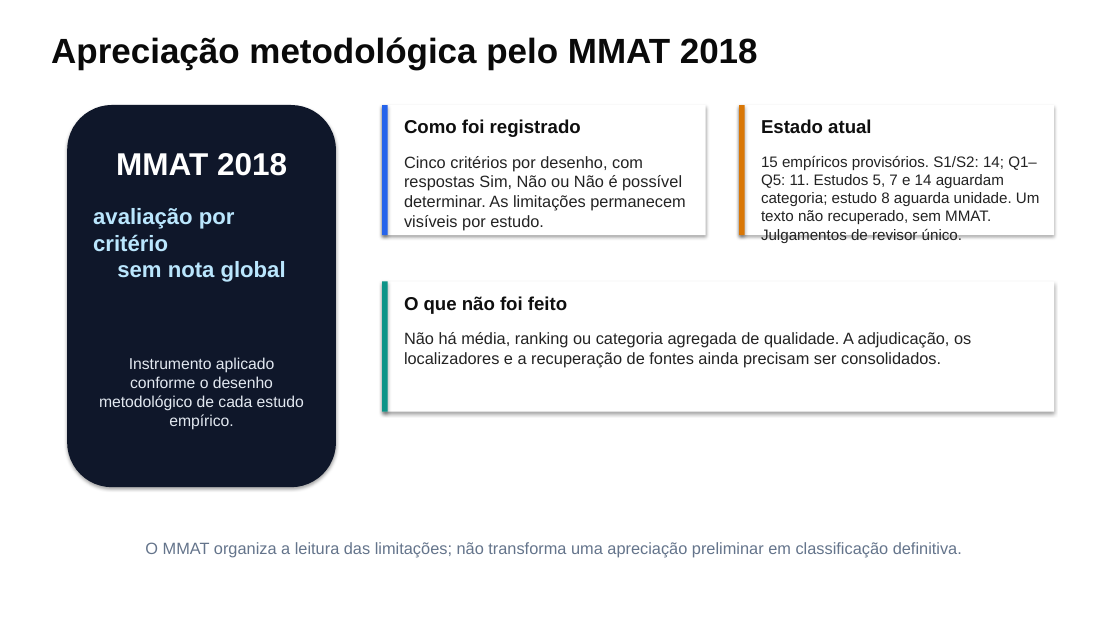
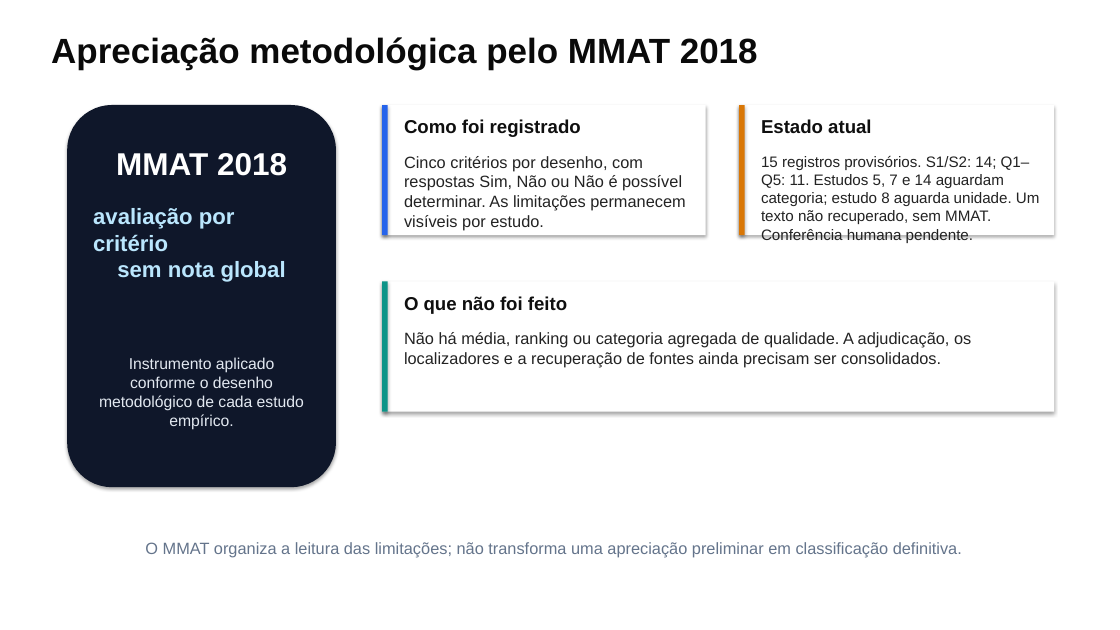
Before and after one commit to thalesfb/ccw, a slide deck: slide 13 of results/tcc/presentation/ensino_personalizado_de_matematica_tcc.pptx. Drawn at 1120x630 pixels with LibreOffice and Linux fonts; fonts in the diff are those of the drawing. Boxes give left, top, right and bottom in pixels: in the first picture for what was removed or moved away, otherwise in the second. Text is boxed around its words. In the diff, an @@ line names an element or a change of style, - is before the commit and + after.

Commit message:
:mag: fix(tcc): qualify source coverage and conceptual appraisal
Align OE4 with conceptual appraisal; retain pending human decisions.

Bind candidate reading coverage to sources without claiming complete human appraisal.

Keep educational effectiveness and implementation outside the current delivery.

```diff
--- a/results/tcc/presentation/ensino_personalizado_de_matematica_tcc.pptx
+++ b/results/tcc/presentation/ensino_personalizado_de_matematica_tcc.pptx
@@ text at (761,156,1040,240): text changed @@
-15 empíricos provisórios. S1/S2: 14; Q1–Q5: 11. Estudos 5, 7 e 14 aguardam categoria; estudo 8 aguarda unidade. Um texto não recuperado, sem MMAT. Julgamentos de revisor único.
+15 registros provisórios. S1/S2: 14; Q1–Q5: 11. Estudos 5, 7 e 14 aguardam categoria; estudo 8 aguarda unidade. Um texto não recuperado, sem MMAT. Conferência humana pendente.
```
Also in this commit, not shown: 1 other slide changed, 46 other files.
